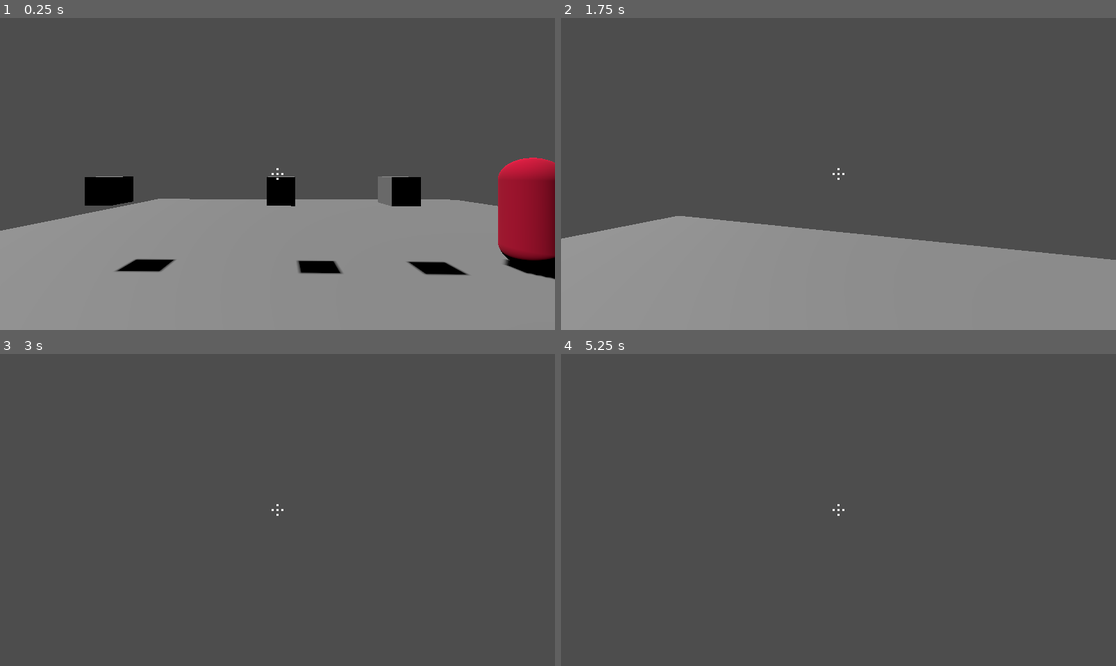
Above: before the commit, frames 1-4 (two rows, left to right).
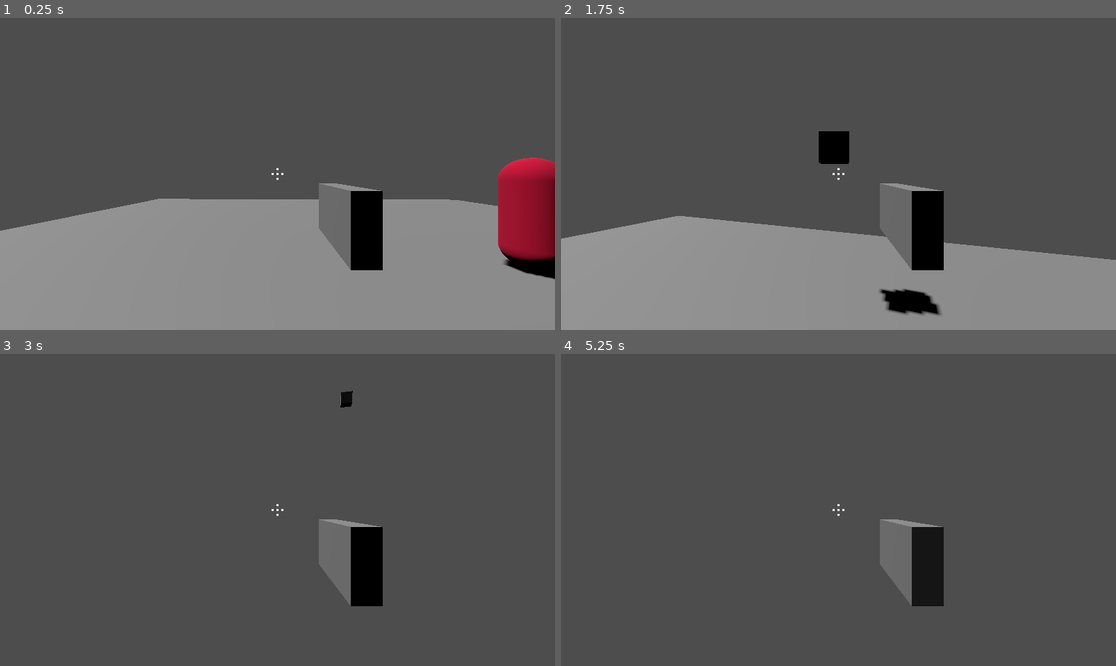
Above: after the commit, the same moments.

Repository: HarryLBonGithub/Harrys-Godot-Tools
Game: Godot game, scene res://Testing Rooms/testing_room_alpha.tscn
Two runs of this game, one before a commit and one after it. Both use one fixed random seed, a clock stepped at 60 frames per second and the inputs below. The project has no main scene, so this scene is started directly.
Inputs (mouse positions are in pixels of both pictures, inside the frame that each line leads up to):
- Up to frame 1 (0.25 s): no input
- Up to frame 2 (1.75 s): move the mouse to (866, 174) at 0.52 s; hold W (move_forward) from 0.53 s (still down); click (866, 174) at 0.6 s; tap Space (jump) at 0.77, 1.52 s; move the mouse to (810, 174) at 1.27 s; tap Ctrl (crouch) at 1.35 s; click (810, 174) at 1.55 s
- Up to frame 3 (3 s): keep holding W (move_forward); move the mouse to (288, 503) at 2.02 s; tap F (flashlight) at 2.1 s; click (288, 503) at 2.3 s; move the mouse to (271, 516) at 2.77 s; tap E (interact) at 2.85 s
- Up to frame 4 (5.25 s): keep holding W (move_forward); tap Space (jump) at 3.02, 3.77, 4.52, 5 s; click (832, 516) at 3.05 s; move the mouse to (877, 513) at 3.52 s; hold Shift (run) 3.53-4.28 s; click (877, 513) at 3.8 s; tap Enter at 4.25 s; move the mouse to (794, 506) at 4.27 s; click (794, 506) at 4.35 s; move the mouse to (844, 510) at 5.02 s; click (844, 510) at 5.1 s

The runs differ from the first frame. In frame 1, 5.6% of the frame differs, in the area x 15-85%, y 50-83%; in frame 2, 4.0%; in frame 3, 2.8%; in frame 4, 2.7%.

Commit message:
add projectile launcher
- created a generic projectile launcher that spawns a projectile
- still needs fire rate and ammo considerations added in

Diff:
--- a/Character Controllers/fps_character_controller_extended.tscn
+++ b/Character Controllers/fps_character_controller_extended.tscn
@@ -1,9 +1,10 @@
-[gd_scene load_steps=7 format=3 uid="uid://baqs2t4p5a58i"]
+[gd_scene load_steps=8 format=3 uid="uid://baqs2t4p5a58i"]
 
 [ext_resource type="Script" path="res://Character Controllers/FPSCharacterController.gd" id="1_hpjc1"]
 [ext_resource type="PackedScene" uid="uid://ggljq5ed622m" path="res://HUD Items/Crosshair/crosshair.tscn" id="2_ckjpy"]
 [ext_resource type="PackedScene" uid="uid://cgh22dltjhw5u" path="res://HUD Items/Info Checker/info_checker.tscn" id="3_k6wgg"]
 [ext_resource type="PackedScene" uid="uid://bm00ewhu0i4vl" path="res://Properties/Interaction/interaction_ray.tscn" id="4_muno8"]
+[ext_resource type="PackedScene" uid="uid://dim0l6a2xqttt" path="res://Props/Handhelds/Projectile Launcher/projectile_launcher.tscn" id="5_1fptv"]
 
 [sub_resource type="CapsuleMesh" id="CapsuleMesh_smuhl"]
 radius = 0.4
@@ -32,6 +33,9 @@
 
 [node name="InteractionRay" parent="Head" instance=ExtResource("4_muno8")]
 
+[node name="ProjectileLauncher" parent="Head" instance=ExtResource("5_1fptv")]
+transform = Transform3D(1, 0, 0, 0, 1, 0, 0, 0, 1, 0.281387, -0.178392, -0.889714)
+
 [node name="FPSCharacterMesh" type="MeshInstance3D" parent="."]
 mesh = SubResource("CapsuleMesh_smuhl")
 
--- /dev/null
+++ b/Props/Handhelds/Projectile Launcher/projectile_launcher.gd
@@ -0,0 +1,23 @@
+extends Node3D
+
+@export var projectile : PackedScene
+@export var maxAmmo = 10
+@export var currentAmmo = 10
+
+@onready var room = get_tree().current_scene
+@onready var barrelNode = $Barrel
+
+var active = true
+
+func _process(delta):
+
+	if Input.is_action_just_pressed("use_tool"):
+		if maxAmmo > 0 and currentAmmo <=0:
+			dryFire()
+		else:
+			var proj = projectile.instantiate()
+			proj.transform = barrelNode.global_transform
+			room.add_child(proj)
+
+func dryFire():
+	pass
--- /dev/null
+++ b/Props/Handhelds/Projectile Launcher/projectile_launcher.tscn
@@ -0,0 +1,17 @@
+[gd_scene load_steps=4 format=3 uid="uid://dim0l6a2xqttt"]
+
+[ext_resource type="Script" path="res://Props/Handhelds/Projectile Launcher/projectile_launcher.gd" id="1_gxvem"]
+[ext_resource type="PackedScene" uid="uid://b2aexqm1egw0n" path="res://Props/Projectiles/Bullet Projectile/bullet_projectile.tscn" id="2_rswot"]
+
+[sub_resource type="BoxMesh" id="BoxMesh_ndi02"]
+size = Vector3(0.1, 0.25, 0.5)
+
+[node name="ProjectileLauncher" type="Node3D"]
+script = ExtResource("1_gxvem")
+projectile = ExtResource("2_rswot")
+
+[node name="MeshInstance3D" type="MeshInstance3D" parent="."]
+mesh = SubResource("BoxMesh_ndi02")
+
+[node name="Barrel" type="Node3D" parent="."]
+transform = Transform3D(1, 0, 0, 0, 1, 0, 0, 0, 1, 0, 0.0434716, -0.286731)
--- a/Props/Projectiles/Bullet Projectile/bullet_projectile.tscn
+++ b/Props/Projectiles/Bullet Projectile/bullet_projectile.tscn
@@ -1,7 +1,7 @@
 [gd_scene load_steps=7 format=3 uid="uid://b2aexqm1egw0n"]
 
 [ext_resource type="PackedScene" uid="uid://c1h1nawfw1pbb" path="res://Props/Projectiles/projectile.tscn" id="1_lo61r"]
-[ext_resource type="Script" path="res://Projectile.gd" id="2_6bprs"]
+[ext_resource type="Script" path="res://Props/Projectiles/Bullet Projectile/bullet_projectile.gd" id="2_qye1a"]
 [ext_resource type="PackedScene" uid="uid://j2lecpaynqf8" path="res://Properties/Damage Box/damage_box.tscn" id="3_23pi6"]
 
 [sub_resource type="BoxShape3D" id="BoxShape3D_4jvod"]
@@ -18,7 +18,7 @@
 [node name="BulletProjectile" instance=ExtResource("1_lo61r")]
 collision_layer = 0
 gravity_scale = 0.0
-script = ExtResource("2_6bprs")
+script = ExtResource("2_qye1a")
 
 [node name="CollisionShape3D" parent="." index="0"]
 shape = SubResource("BoxShape3D_4jvod")
--- a/Testing Rooms/testing_room_alpha.tscn
+++ b/Testing Rooms/testing_room_alpha.tscn
@@ -1,7 +1,6 @@
-[gd_scene load_steps=7 format=3 uid="uid://cwpk3o2hdiphh"]
+[gd_scene load_steps=6 format=3 uid="uid://cwpk3o2hdiphh"]
 
 [ext_resource type="Script" path="res://Testing Rooms/testing_rooms.gd" id="1_lvbwn"]
-[ext_resource type="PackedScene" uid="uid://b2aexqm1egw0n" path="res://Props/Projectiles/Bullet Projectile/bullet_projectile.tscn" id="4_1wqon"]
 [ext_resource type="PackedScene" uid="uid://dtg5r0ox5x83s" path="res://Characters/Dummy/dummy.tscn" id="4_jhemo"]
 [ext_resource type="PackedScene" uid="uid://baqs2t4p5a58i" path="res://Character Controllers/fps_character_controller_extended.tscn" id="4_yfru2"]
 
@@ -31,12 +30,3 @@
 
 [node name="FPSCharacterController" parent="." instance=ExtResource("4_yfru2")]
 transform = Transform3D(-0.0214834, 0, 0.999769, 0, 1, 0, -0.999769, 0, -0.0214834, 3.76567, 1.5, 1.52736)
-
-[node name="BulletProjectile" parent="." instance=ExtResource("4_1wqon")]
-transform = Transform3D(1, 0, 0, 0, 1, 0, 0, 0, 1, 0, 1.90789, 5.1637)
-
-[node name="BulletProjectile2" parent="." instance=ExtResource("4_1wqon")]
-transform = Transform3D(1, 0, 0, 0, 1, 0, 0, 0, 1, 0, 1.90789, 7.30258)
-
-[node name="BulletProjectile3" parent="." instance=ExtResource("4_1wqon")]
-transform = Transform3D(1, 0, 0, 0, 1, 0, 0, 0, 1, 0, 1.90789, 10.5211)
Renamed: Projectile.gd -> Props/Projectiles/Bullet Projectile/bullet_projectile.gd
